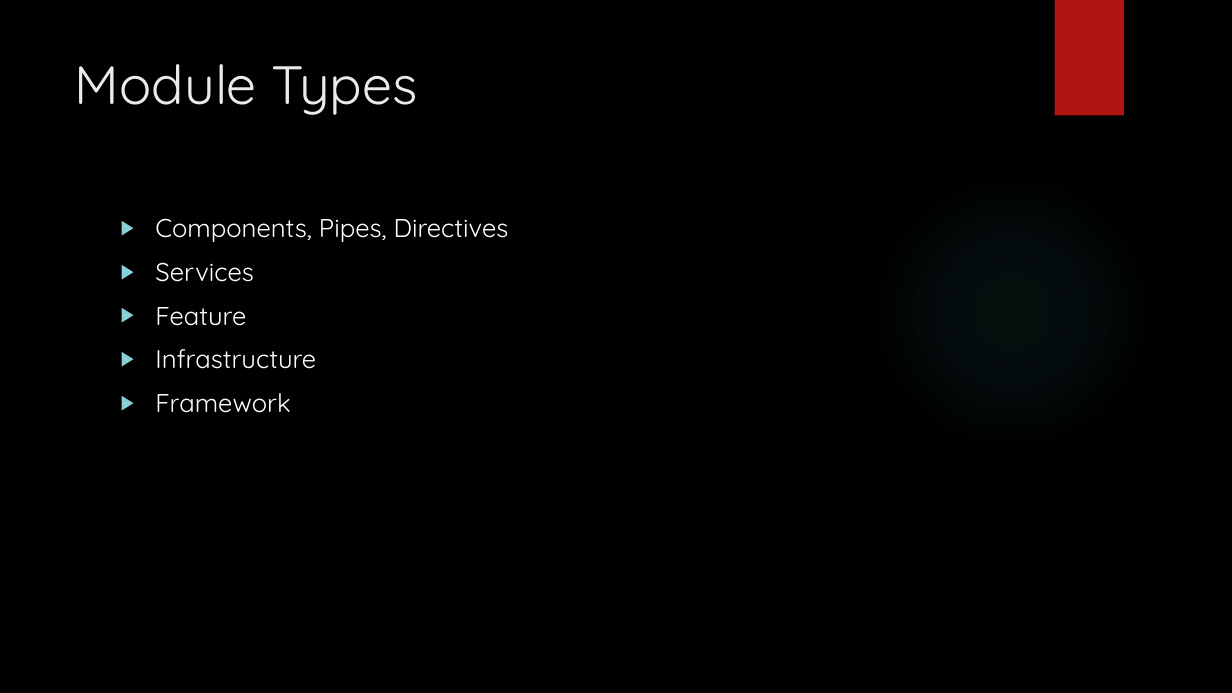
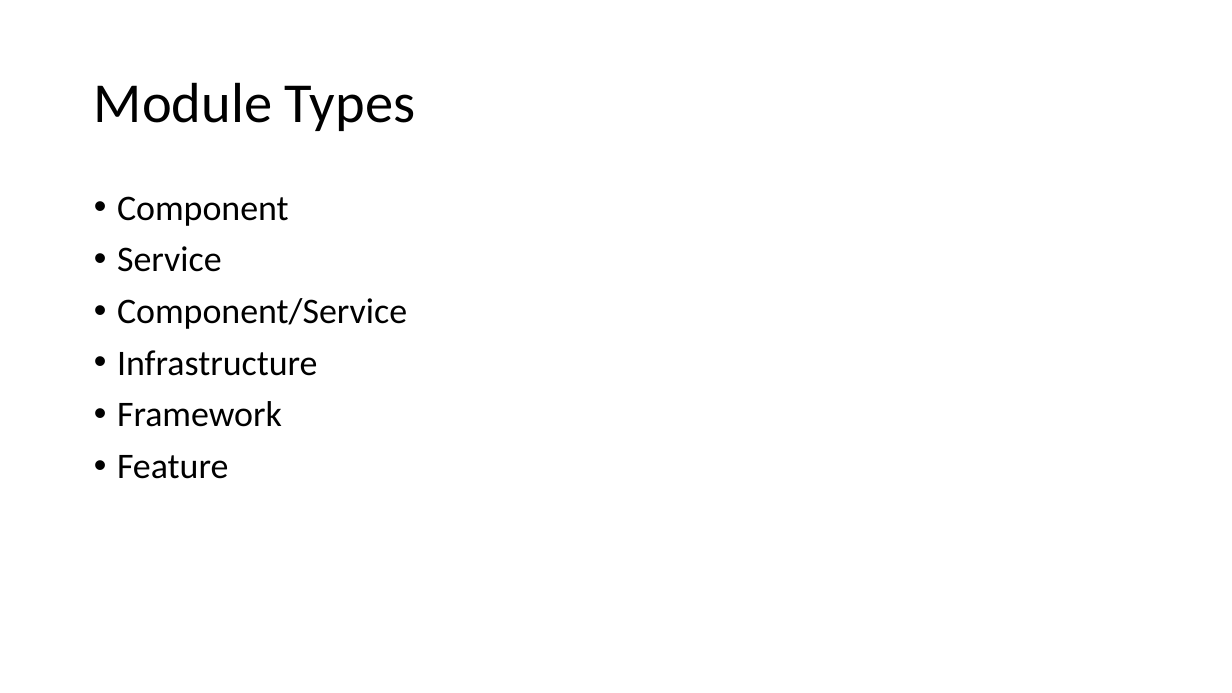
Before and after one commit to buildmotion/custom-angular-modules, a slide deck: slide 11 of presentation/custom-angular-modules.pptx (slide 8 before the commit). Drawn at 1232x693 pixels with LibreOffice and Linux fonts; fonts in the diff are those of the drawing; background and template pictures are left out. Boxes give left, top, right and bottom in pixels: in the first picture for what was removed or moved away, otherwise in the second. Text is boxed around its words. In the diff, an @@ line names an element or a change of style, - is before the commit and + after.

```diff
--- a/presentation/custom-angular-modules.pptx
+++ b/presentation/custom-angular-modules.pptx
@@ background picture (left out) to #FFFFFF @@
@@ rectangle removed at [1055,0,1124,116] @@
@@ title "Module Types": place and size @@
-title "Module Types" at [75,64,418,115]
+title "Module Types" at [94,82,415,131]
@@ title "Module Types" at [94,82,415,131]: size 42 to 44 pt, font Quicksand to Calibri, text colour #EBEBEB to #000000; line spacing 1 to 0.9; vertical alignment top to middle @@
@@ ellipse removed at [870,169,1154,454] @@
@@ text "Component": place and size @@
-text "Component" at [155,218,509,413]
+text "Component" at [117,196,407,479]
@@ text at [117,196,407,329]: text changed; size 20 to 28 pt; font Quicksand to Calibri; text colour #FFFFFF to #000000 @@
-▶ Components, Pipes, Directives
-▶ Services
-▶ Feature
+• Component
+• Service
+• Component/Service
@@ text at [117,350,317,427]: size 20 to 28 pt, font Quicksand to Calibri, text colour #FFFFFF to #000000 in "Infrastructure", "Framework"; bullet ▶ to •; line spacing 1 to 0.9 @@
@@ text at [117,455,228,479]: paragraph added @@
+• Feature
```
Also in this commit, not shown: 12 other slides changed, 38 slides added.
